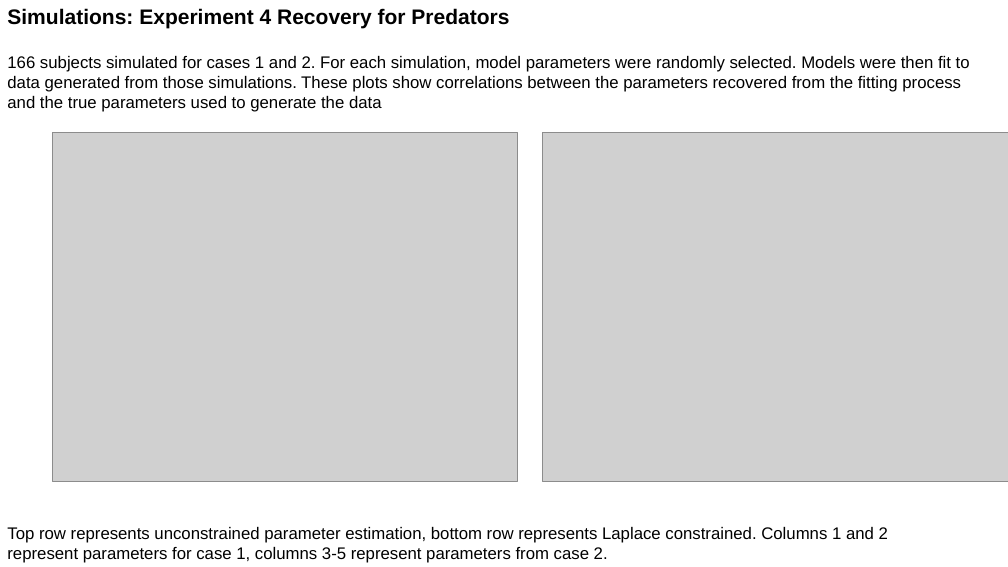
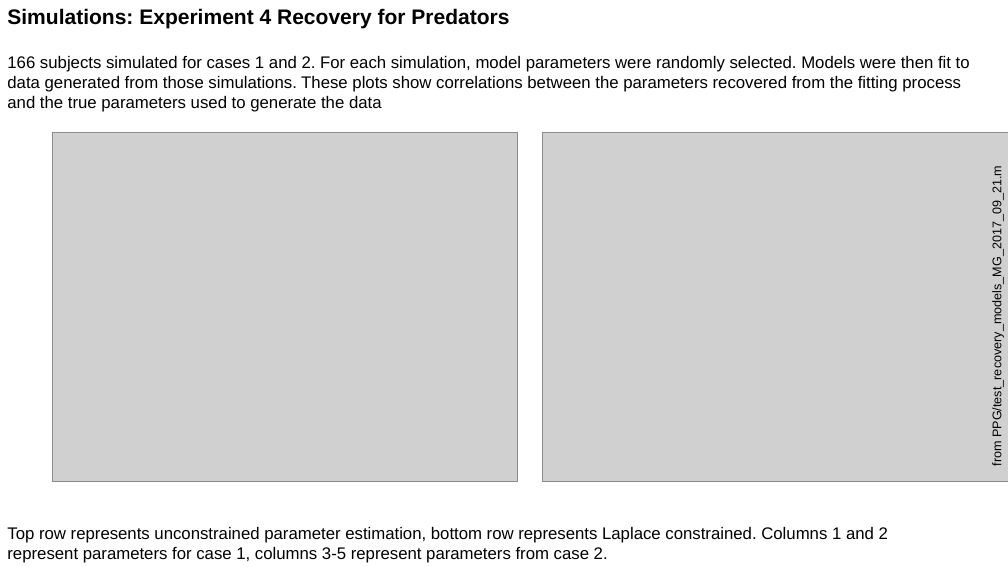
Before and after one commit to michaelrojekgiffin/RL, a slide deck: slide 13 of PPG/reports/PPG progress report 2017_09_26.pptx. Drawn at 1008x567 pixels with LibreOffice and Linux fonts; fonts in the diff are those of the drawing; grey boxes stand for pictures. Boxes give left, top, right and bottom in pixels: in the first picture for what was removed or moved away, otherwise in the second. Text is boxed around its words. In the diff, an @@ line names an element or a change of style, - is before the commit and + after.

```diff
--- a/PPG/reports/PPG progress report 2017_09_26.pptx
+++ b/PPG/reports/PPG progress report 2017_09_26.pptx
@@ text added at box(990, 193, 1004, 466), 12 pt, text #000000 @@
+from PPG/test_recovery_models_MG_2017_09_21.m
```
Also in this commit, not shown: 1 other slide changed, 12 other files.
